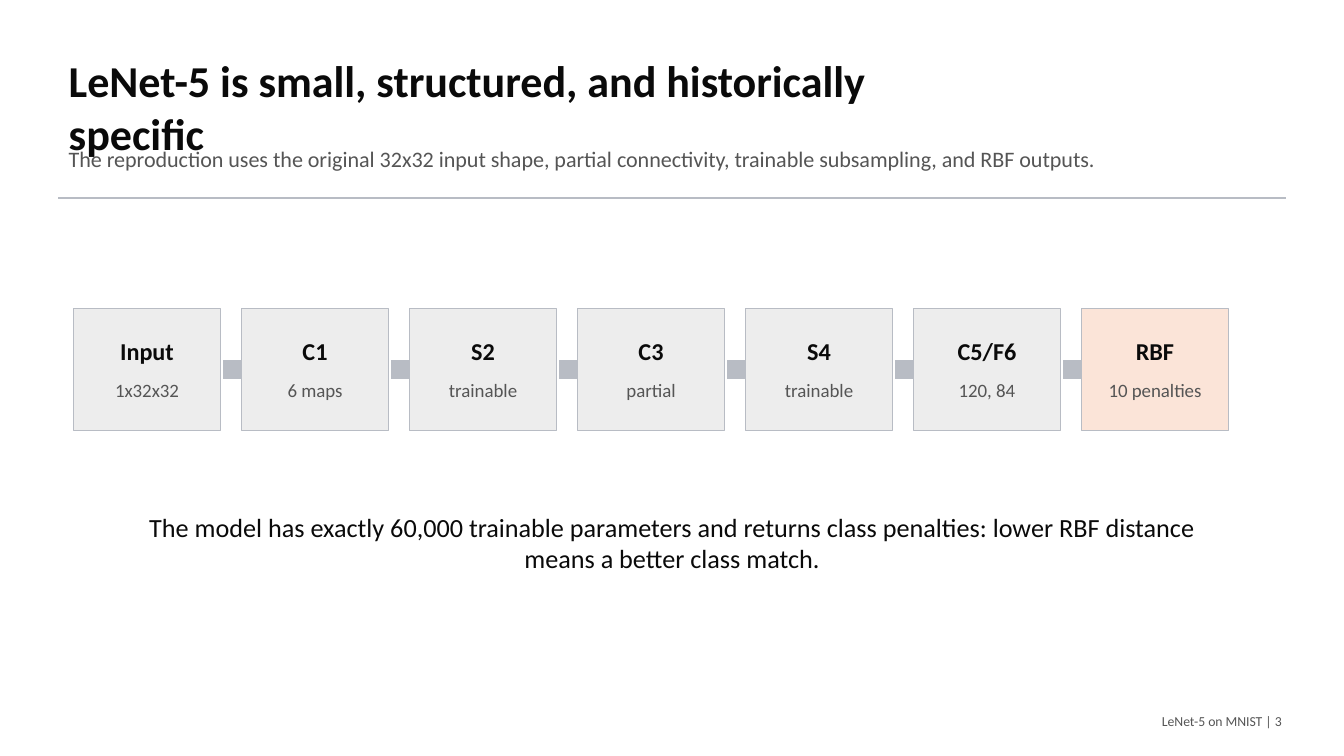
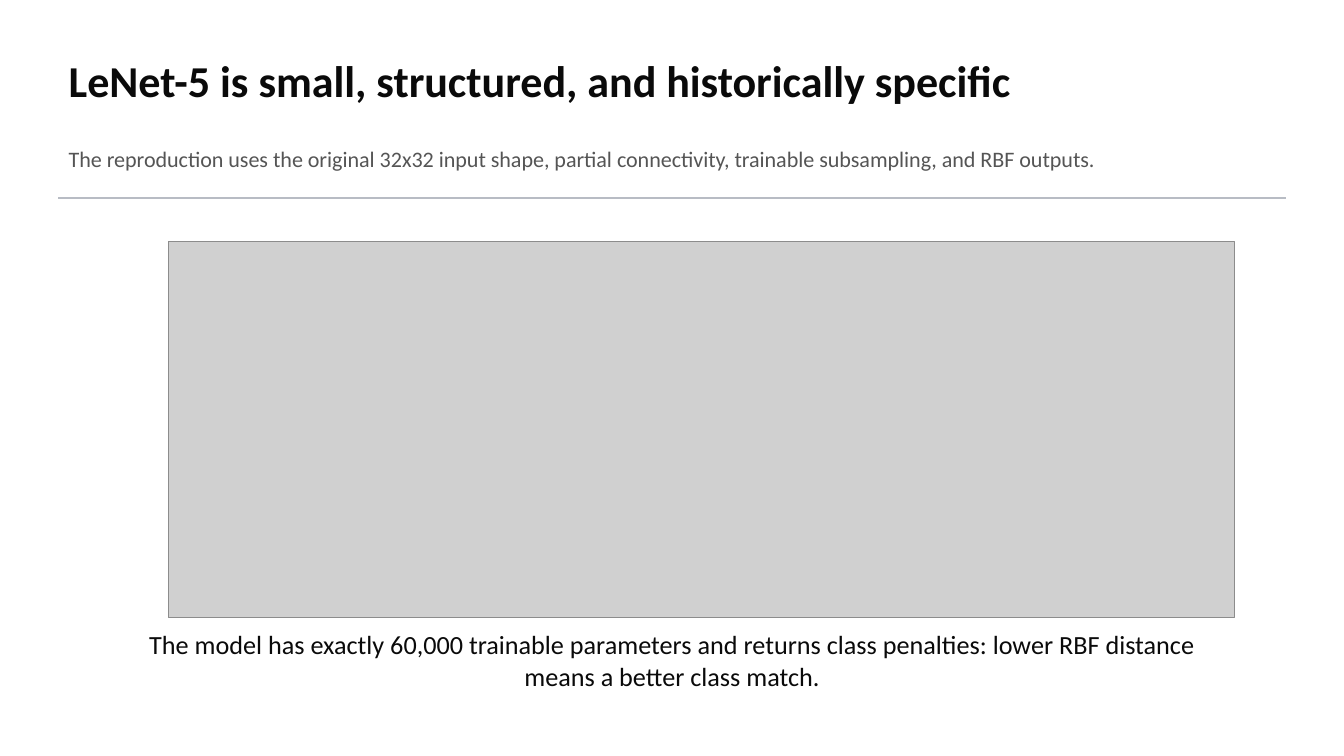
Before and after one commit to macbehnke/NN_funds_project, a slide deck: slide 3 of slides/LeNet5_MNIST_Final_Presentation.pptx. Drawn at 1344x756 pixels with LibreOffice and Linux fonts; fonts in the diff are those of the drawing; grey boxes stand for pictures. Boxes give left, top, right and bottom in pixels: in the first picture for what was removed or moved away, otherwise in the second. Text is boxed around its words. In the diff, an @@ line names an element or a change of style, - is before the commit and + after.

```diff
--- a/slides/LeNet5_MNIST_Final_Presentation.pptx
+++ b/slides/LeNet5_MNIST_Final_Presentation.pptx
@@ text "LeNet-5 is small, structured, and ..." rewrapped from [69,66,865,161] to [69,66,1010,104] @@
@@ picture added at [168,242,1235,618] @@
@@ rectangle removed at [74,309,221,431] @@
@@ rectangle removed at [242,309,389,431] @@
@@ rectangle removed at [409,309,557,431] @@
@@ rectangle removed at [578,309,725,431] @@
@@ rectangle removed at [746,309,893,431] @@
@@ rectangle removed at [913,309,1061,431] @@
@@ rectangle removed at [1082,309,1229,431] @@
@@ text removed at [120,344,174,364] @@
-Input
@@ right arrow removed at [224,352,259,387] @@
@@ text removed at [302,344,327,360] @@
-C1
@@ right arrow removed at [392,352,427,387] @@
@@ text removed at [471,344,495,360] @@
-S2
@@ right arrow removed at [560,352,595,387] @@
@@ text removed at [638,344,663,360] @@
-C3
@@ right arrow removed at [728,352,763,387] @@
@@ text removed at [807,344,831,360] @@
-S4
@@ right arrow removed at [896,352,932,387] @@
@@ text removed at [958,343,1017,361] @@
-C5/F6
@@ right arrow removed at [1064,352,1099,387] @@
@@ text removed at [1136,344,1174,360] @@
-RBF
@@ text removed at [115,385,179,397] @@
-1x32x32
@@ text removed at [288,384,342,400] @@
-6 maps
@@ text removed at [449,384,517,397] @@
-trainable
@@ text removed at [626,384,675,400] @@
-partial
@@ text removed at [785,384,853,397] @@
-trainable
@@ text removed at [959,384,1015,399] @@
-120, 84
@@ text removed at [1109,384,1202,400] @@
-10 penalties
@@ text "The model has exactly 60,000 ...": place and size @@
-text "The model has exactly 60,000 ..." at [149,518,1195,569]
+text "The model has exactly 60,000 ..." at [149,635,1195,687]
@@ text removed at [1162,717,1282,726] @@
-LeNet-5 on MNIST | 3
```
Also in this commit, not shown: 10 other slides changed, 3 slides removed, 2 other files.
